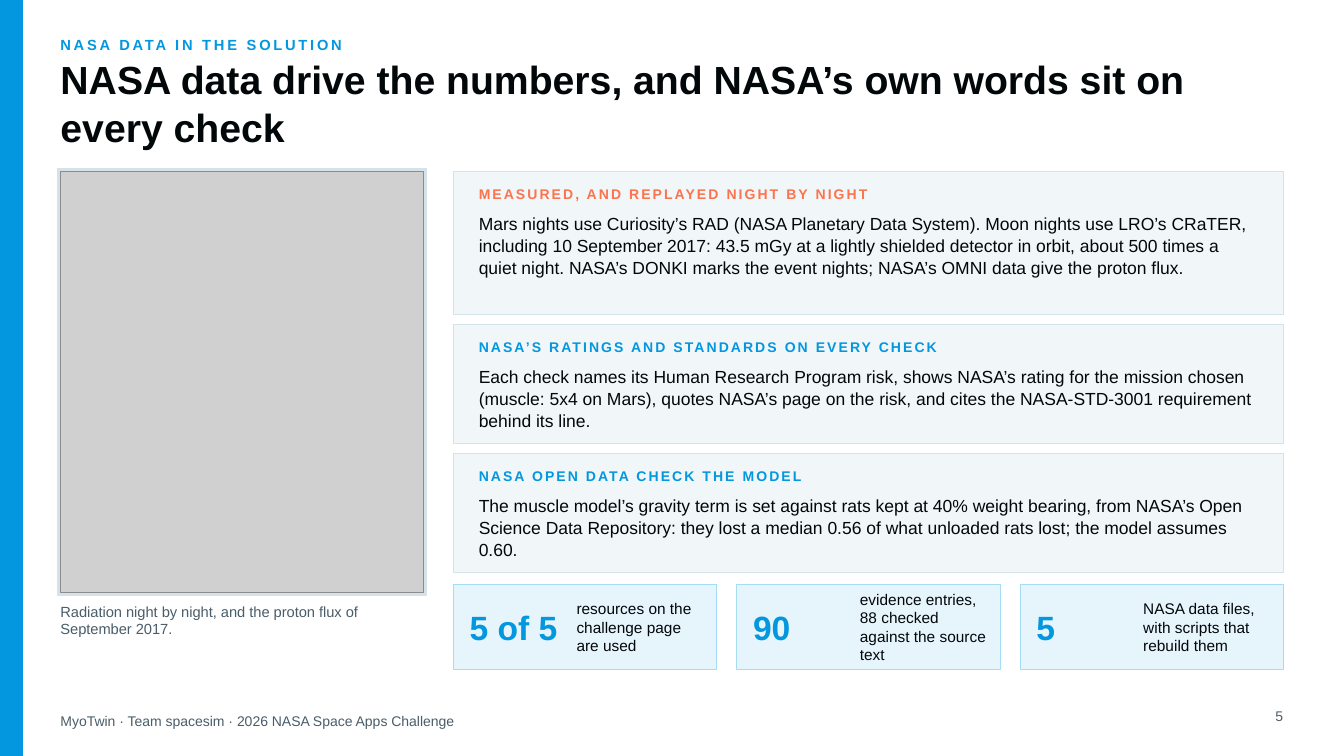
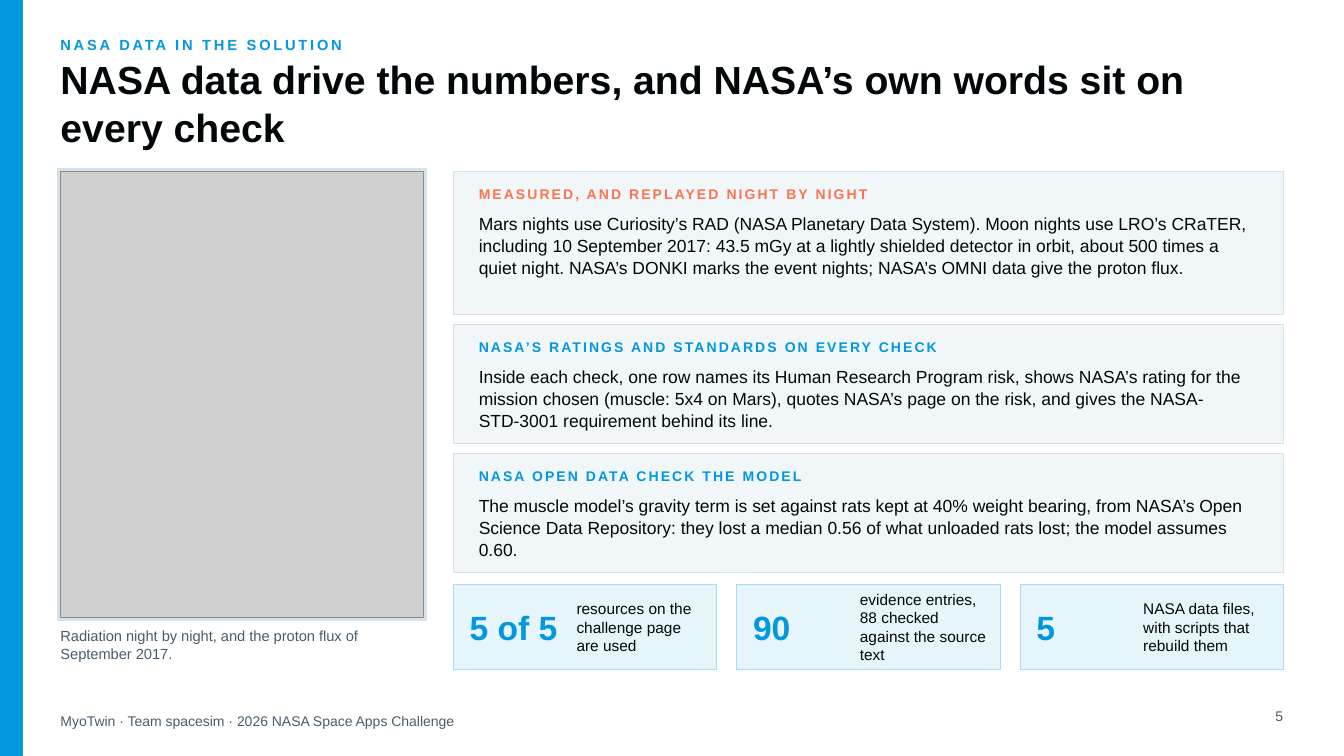
Before and after one commit to KAODB/myotwin, a slide deck: slide 5 of demo/slides/MyoTwin-demo.pptx. Drawn at 1344x756 pixels with LibreOffice and Linux fonts; fonts in the diff are those of the drawing; grey boxes stand for pictures. Boxes give left, top, right and bottom in pixels: in the first picture for what was removed or moved away, otherwise in the second. Text is boxed around its words. In the diff, an @@ line names an element or a change of style, - is before the commit and + after.

```diff
--- a/demo/slides/MyoTwin-demo.pptx
+++ b/demo/slides/MyoTwin-demo.pptx
@@ rectangle: place and size @@
-rectangle at (57, 168, 426, 596)
+rectangle at (57, 168, 426, 620)
@@ picture: place and size @@
-picture at (60, 171, 423, 593)
+picture at (60, 171, 423, 617)
@@ text at (479, 370, 1240, 431): text changed @@
-Each check names its Human Research Program risk, shows NASA’s rating for the mission chosen (muscle: 5x4 on Mars), quotes NASA’s page on the risk, and cites the NASA-STD-3001 requirement behind its line.
+Inside each check, one row names its Human Research Program risk, shows NASA’s rating for the mission chosen (muscle: 5x4 on Mars), quotes NASA’s page on the risk, and gives the NASA-STD-3001 requirement behind its line.
@@ text "Radiation night by night, and ...": place and size @@
-text "Radiation night by night, and ..." at (60, 606, 358, 637)
+text "Radiation night by night, and ..." at (60, 630, 358, 662)
```
Also in this commit, not shown: 1 other slide changed, 11 other files.
